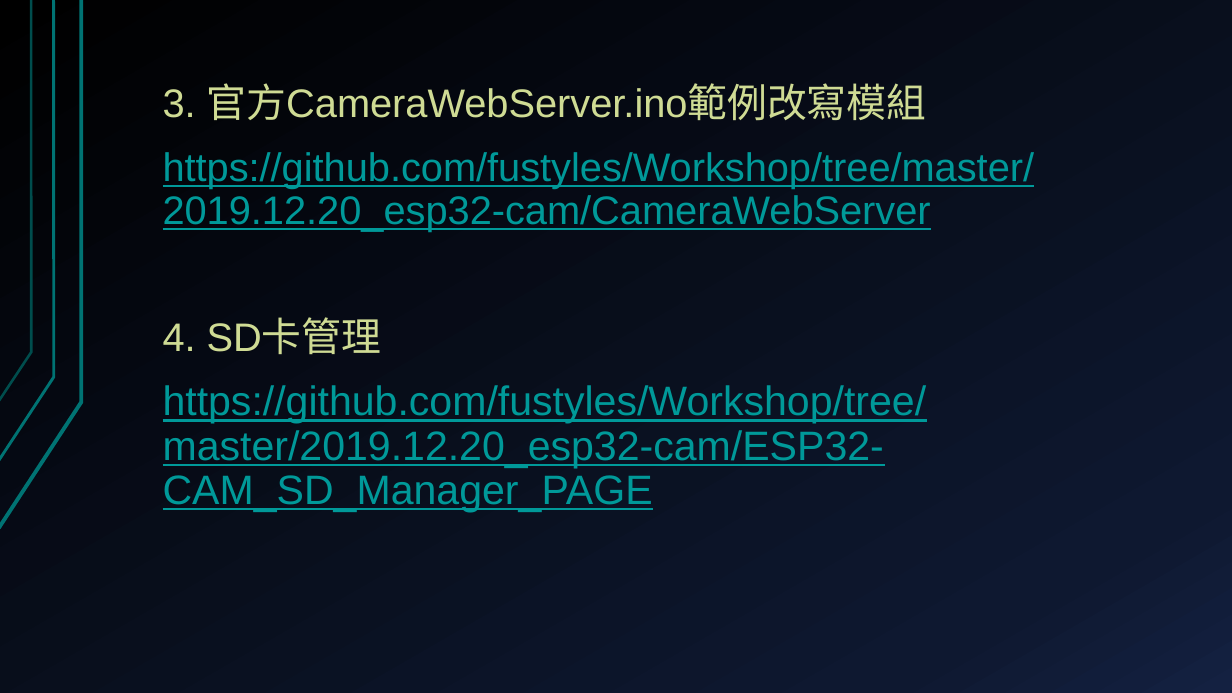
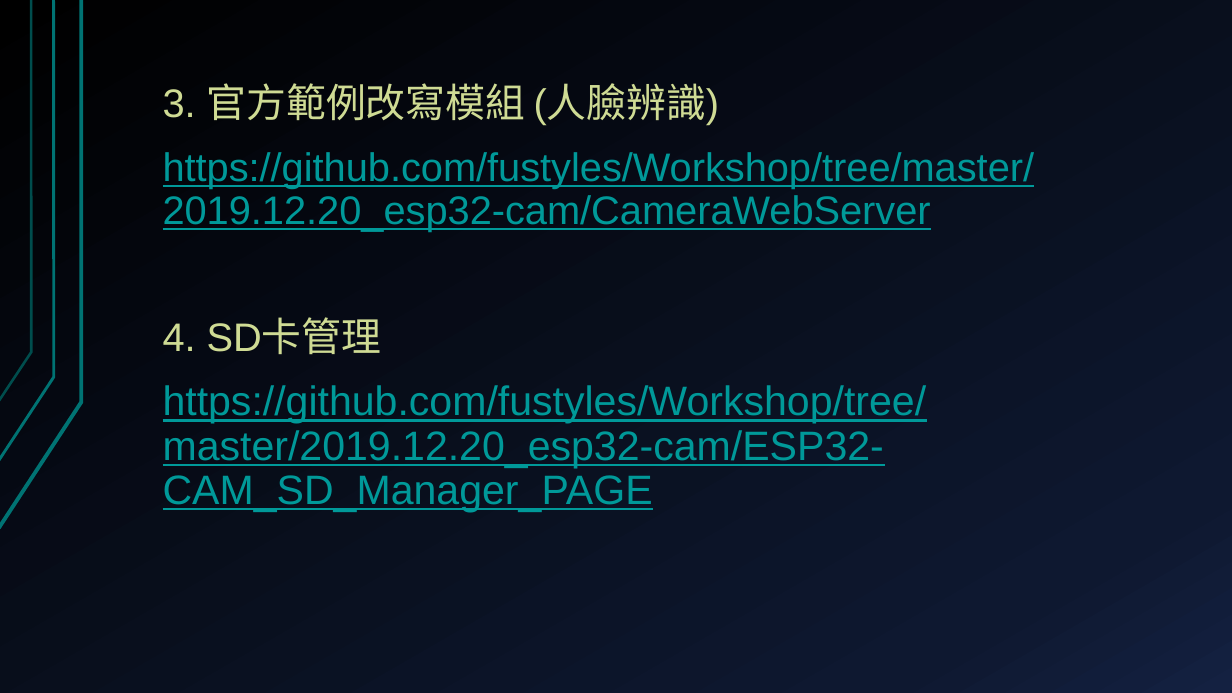
Before and after one commit to deltacod/Workshop, a slide deck: slide 27 of 2019.12.20_esp32-cam/ESP32-CAM-AI影像辨識應用.pptx (slide 22 before the commit). Drawn at 1232x693 pixels with LibreOffice and Linux fonts; fonts in the diff are those of the drawing. Boxes give left, top, right and bottom in pixels: in the first picture for what was removed or moved away, otherwise in the second. Text is boxed around its words. In the diff, an @@ line names an element or a change of style, - is before the commit and + after.

```diff
--- a/2019.12.20_esp32-cam/ESP32-CAM-AI影像辨識應用.pptx
+++ b/2019.12.20_esp32-cam/ESP32-CAM-AI影像辨識應用.pptx
@@ text at bbox=[163, 83, 719, 125]: text changed @@
-3. 官方CameraWebServer.ino範例改寫模組
+3. 官方範例改寫模組 (人臉辨識)
```
Also in this commit, not shown: 7 other slides changed, 1 slide removed, 1 other file.
